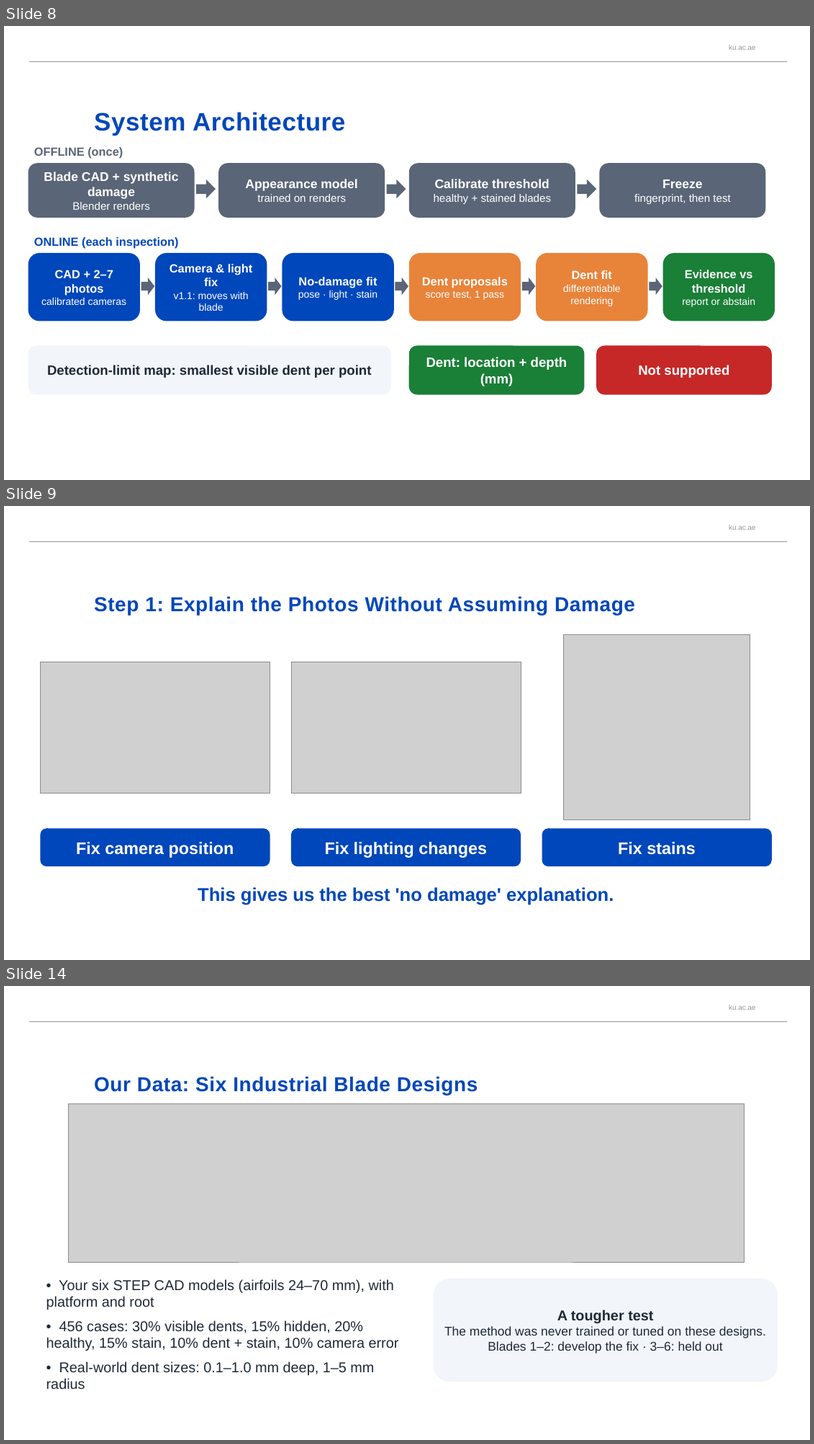
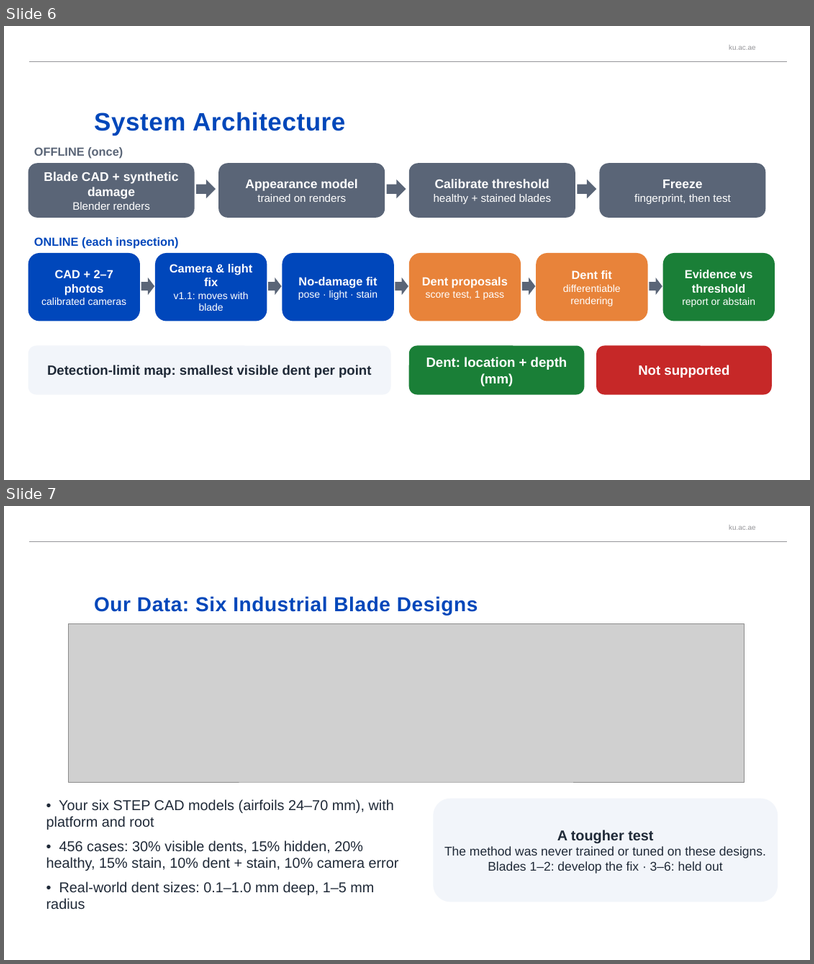
Before and after one commit to afeefaaazam03/3D-Jetblade, a slide deck: media/BladeDelta_presentation.pptx. Shown one above the other, each under a label of ours: slides 8, 9 and 14 before the commit, slides 6 and 7 after it; the slides between them are not shown. The pictures are 814x1444 and 814x964 pixels, drawn with LibreOffice and Linux fonts; fonts in the diff are those of the drawing; grey boxes stand for pictures; background and template pictures are left out. Boxes give left, top, right and bottom in pixels: in the first picture for what was removed or moved away, otherwise in the second. Text is boxed around its words. In the diff, an @@ line names an element or a change of style, - is before the commit and + after.

```diff
--- a/media/BladeDelta_presentation.pptx
+++ b/media/BladeDelta_presentation.pptx
@@ slide 9 removed at (4, 506, 810, 960), background #FFFFFF; not listed: 2 template elements that a slide beside it also shows @@
@@ title removed at (94, 596, 635, 615) @@
-Step 1: Explain the Photos Without Assuming Damage
@@ picture removed at (564, 635, 751, 820) @@
@@ picture removed at (40, 662, 270, 793) @@
@@ picture removed at (291, 662, 521, 793) @@
@@ rounded rectangle removed at (40, 829, 270, 867) @@
-Fix camera position
@@ rounded rectangle removed at (291, 829, 521, 867) @@
-Fix lighting changes
@@ rounded rectangle removed at (543, 829, 772, 867) @@
-Fix stains
@@ text removed at (198, 887, 614, 905) @@
-This gives us the best 'no damage' explanation.
@@ what was slide 8 is now slide 6 @@
@@ what was slide 14 is now slide 7 @@
```
Also in this commit, not shown: 1 slide changed, 13 other slides removed.
